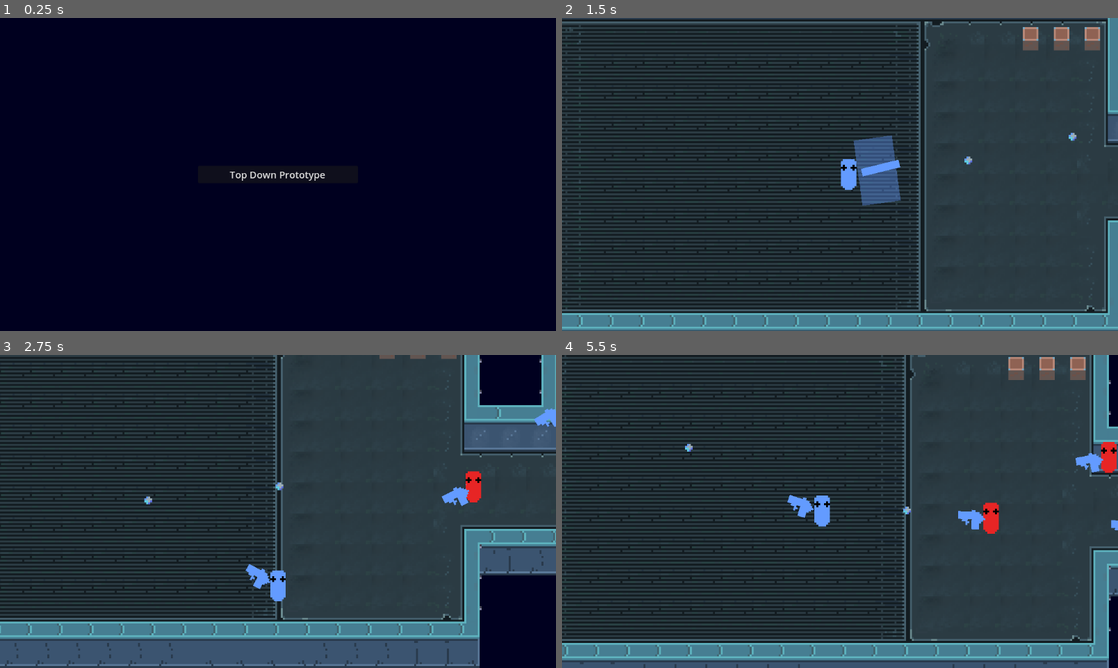
Above: before the commit, frames 1-4 (two rows, left to right).
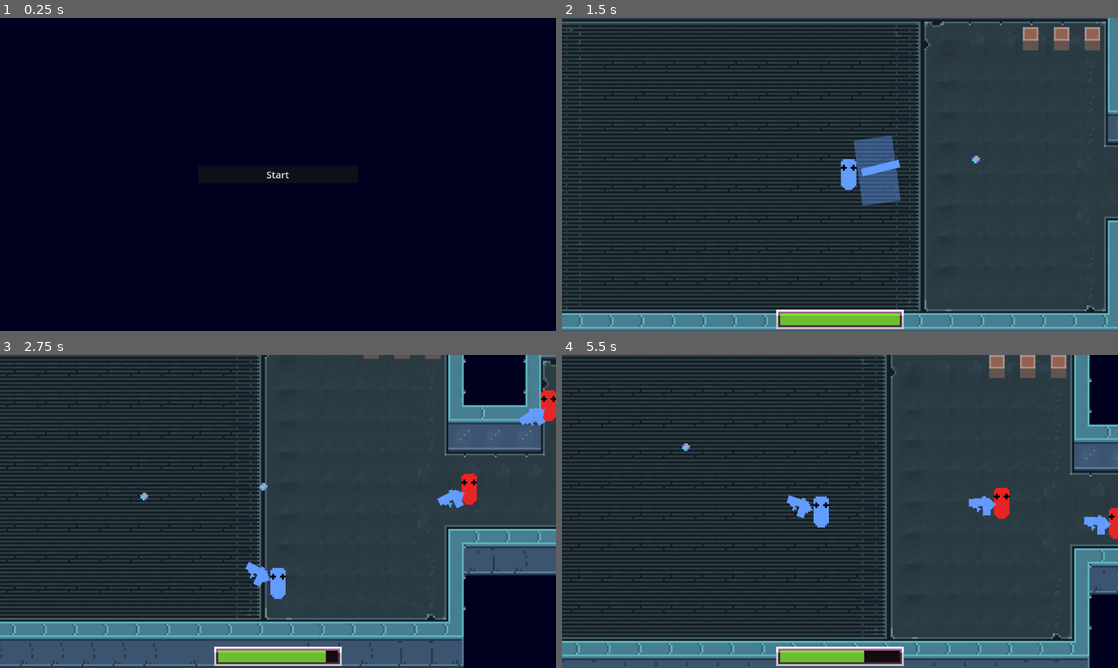
Above: after the commit, the same moments.

Repository: lowmoya/NexusEscape
Game: Godot game, scene res://mainmenu.tscn
Two runs of this game, one before a commit and one after it. Both use one fixed random seed, a clock stepped at 60 frames per second and the inputs below.
Inputs (mouse positions are in pixels of both pictures, inside the frame that each line leads up to):
- Up to frame 1 (0.25 s): no input
- Up to frame 2 (1.5 s): click "Top Down Prototype" (after the commit: "Start") at 0.5 s; tap Enter at 1.25 s; move the mouse to (962, 158) at 1.27 s; hold D (move_right) from 1.28 s (still down); click (962, 158) at 1.35 s
- Up to frame 3 (2.75 s): move the mouse to (166, 527) at 2.02 s; release D (move_right) at 2.03 s; hold S (move_down) from 2.03 s (still down); tap Mouse wheel down (select_left) at 2.1 s
- Up to frame 4 (5.5 s): move the mouse to (895, 442) at 2.77 s; release S (move_down) at 2.78 s; hold D (move_right) 2.78-3.53 s; tap 1 (select_one) at 2.85 s; move the mouse to (812, 574) at 3.52 s; hold W (move_up) 3.53-4.28 s; tap Mouse wheel up (select_right) at 3.6 s; move the mouse to (1006, 558) at 4.27 s; hold A (move_left) from 4.28 s (still down); tap 2 (select_two) at 4.35 s; move the mouse to (673, 464) at 5.02 s; click (673, 464) at 5.1 s

The runs differ from the first frame. In frame 1, 0.2% of the frame differs, in the area x 41-59%, y 49-52%; in frame 2, 1.5%; in frame 3, 12%; in frame 4, 59%, in the area x 0-100%, y 0-100%.

Commit message:
Basic healthbar

Diff:
--- a/Entities/enemy.tscn
+++ b/Entities/enemy.tscn
@@ -24,7 +24,5 @@
 [node name="Sword" parent="Held" instance=ExtResource("2_ima77")]
 visible = false
 position = Vector2(20, 0)
-speed = 12.5664
-knockback = 2000
 
 [node name="Gun" parent="Held" instance=ExtResource("4_baw1i")]
--- /dev/null
+++ b/UI.gd
@@ -0,0 +1,13 @@
+extends CanvasLayer
+
+var health_bar = null
+var player = null
+
+func _ready():
+	health_bar = get_node("HBoxContainer/Health/Fill")
+	player = get_tree().current_scene.get_node("Player")
+	health_bar.max_value = player.health
+
+
+func _process(delta):
+	health_bar.value = player.health if player != null else 0
--- a/level1.tscn
+++ b/level1.tscn
@@ -1,12 +1,15 @@
-[gd_scene load_steps=11 format=3 uid="uid://dr5kg4jfnuwbm"]
+[gd_scene load_steps=14 format=3 uid="uid://dr5kg4jfnuwbm"]
 
 [ext_resource type="Texture2D" uid="uid://k1us1bujfdh2" path="res://Resources/Tilemaps/tilemap lvl 1 and 2.png" id="1_n7jrk"]
 [ext_resource type="Script" path="res://Entities/player.gd" id="2_hb0kh"]
 [ext_resource type="Texture2D" uid="uid://i81owtip0pv6" path="res://Entities/player.png" id="3_juk85"]
 [ext_resource type="PackedScene" uid="uid://bpisn7glxa323" path="res://Prefabs/sword.tscn" id="4_dkbqr"]
 [ext_resource type="PackedScene" uid="uid://bwb3q2u1hv0j3" path="res://Prefabs/gun.tscn" id="5_us36x"]
+[ext_resource type="Texture2D" uid="uid://bbe1888cso6k4" path="res://Resources/health.png" id="6_j1ygp"]
 [ext_resource type="Script" path="res://enemycontroller.gd" id="6_ydln0"]
 [ext_resource type="PackedScene" uid="uid://dtw8rx3wobgvw" path="res://Entities/enemy.tscn" id="7_2clcv"]
+[ext_resource type="Script" path="res://UI.gd" id="8_g8la4"]
+[ext_resource type="Texture2D" uid="uid://5ds3hcgbs3e3" path="res://Resources/health_fill.png" id="9_gdqf4"]
 
 [sub_resource type="TileSetAtlasSource" id="TileSetAtlasSource_dnfsx"]
 resource_name = "standard floor"
@@ -74,18 +77,22 @@
 9:1/0 = 0
 9:1/0/physics_layer_0/linear_velocity = Vector2(0, 0)
 9:1/0/physics_layer_0/angular_velocity = 0.0
+9:1/0/physics_layer_0/polygon_0/points = PackedVector2Array(-8, -8, 8, -8, 8, -2.875, -8, -2.875)
 10:1/0 = 0
 10:1/0/physics_layer_0/linear_velocity = Vector2(0, 0)
 10:1/0/physics_layer_0/angular_velocity = 0.0
 11:1/0 = 0
 11:1/0/physics_layer_0/linear_velocity = Vector2(0, 0)
 11:1/0/physics_layer_0/angular_velocity = 0.0
+11:1/0/physics_layer_0/polygon_0/points = PackedVector2Array(-8, -8, 8, -8, 8, -2.875, -8, -2.875)
 12:1/0 = 0
 12:1/0/physics_layer_0/linear_velocity = Vector2(0, 0)
 12:1/0/physics_layer_0/angular_velocity = 0.0
+12:1/0/physics_layer_0/polygon_0/points = PackedVector2Array(-8, -8, 8, -8, 8, -2.875, -8, -2.875)
 13:1/0 = 0
 13:1/0/physics_layer_0/linear_velocity = Vector2(0, 0)
 13:1/0/physics_layer_0/angular_velocity = 0.0
+13:1/0/physics_layer_0/polygon_0/points = PackedVector2Array(-8, -8, 8, -8, 8, -2.875, -8, -2.875)
 0:2/0 = 0
 0:2/0/physics_layer_0/linear_velocity = Vector2(0, 0)
 0:2/0/physics_layer_0/angular_velocity = 0.0
@@ -458,7 +465,7 @@
 tile_set = SubResource("TileSet_760sy")
 format = 2
 layer_0/name = "ground"
-layer_0/tile_data = PackedInt32Array(0, 0, 0, 1, 65536, 0, 2 …(3259 unchanged characters)… 2, 4, 131097, 131072, 4, 65561, 131072, 4, 25, 131072, 3, 24, 0, 6, 23, 65536, 4, 22, 65536, 6, 21, 0, 3, 65557, 0, 4, 131093, 0, 4, 196629, 0, 4, 262162, 65536, 3, 262163, 65536, 3, 262164, 65536, 3, 262165, 65536, 6, 327698, 65536, 4, 327699, 65536, 4, 327700, 65536, 4, 327701, 65536, 4, 262166, 65536, 4, 262167, 65536, 4, 327703, 65536, 4, 327702, 65536, 4, 327704, 65536, 4, 262168, 65536, 4, 196632, 65536, 4, 131096, 65536, 4, 131095, 65536, 4, 65559, 65536, 4, 65558, 65536, 4, 131094, 65536, 4, 196630, 65536, 4, 196631, 65536, 4, 65560, 65536, 4, -65514, 0, 3, -65513, 65536, 3, -65512, 131072, 3, 393233, 131072, 6)
+layer_0/tile_data = PackedInt32Array(0, 0, 0, 1, 65536, 0, 2 …(3259 unchanged characters)… 2, 4, 131097, 131072, 4, 65561, 131072, 3, 25, 851968, 1, 24, 131072, 3, 23, 65536, 3, 22, 0, 3, 21, 851968, 1, 65557, 0, 3, 131093, 0, 4, 196629, 0, 4, 262162, 65536, 3, 262163, 65536, 3, 262164, 65536, 3, 262165, 65536, 6, 327698, 65536, 4, 327699, 65536, 4, 327700, 65536, 4, 327701, 65536, 4, 262166, 65536, 4, 262167, 65536, 4, 327703, 65536, 4, 327702, 65536, 4, 327704, 65536, 4, 262168, 65536, 4, 196632, 65536, 4, 131096, 65536, 4, 131095, 65536, 4, 65559, 65536, 4, 65558, 65536, 6, 131094, 65536, 4, 196630, 65536, 4, 196631, 65536, 4, 65560, 0, 6, -65514, 589824, 1, -65513, 786432, 1, -65512, 851968, 1, 393233, 131072, 6)
 layer_1/name = "walls"
 layer_1/enabled = true
 layer_1/modulate = Color(1, 1, 1, 1)
@@ -508,3 +515,33 @@
 
 [node name="Enemy3" parent="EnemyController" instance=ExtResource("7_2clcv")]
 position = Vector2(811, -94)
+
+[node name="UI" type="CanvasLayer" parent="."]
+script = ExtResource("8_g8la4")
+
+[node name="HBoxContainer" type="HBoxContainer" parent="UI"]
+offset_right = 1152.0
+offset_bottom = 624.0
+size_flags_horizontal = 4
+size_flags_vertical = 8
+
+[node name="Health" type="Control" parent="UI/HBoxContainer"]
+layout_mode = 2
+size_flags_horizontal = 6
+size_flags_vertical = 8
+
+[node name="Background" type="Sprite2D" parent="UI/HBoxContainer/Health"]
+scale = Vector2(4, 4)
+texture = ExtResource("6_j1ygp")
+
+[node name="Fill" type="TextureProgressBar" parent="UI/HBoxContainer/Health"]
+layout_mode = 0
+offset_left = -124.0
+offset_top = -12.0
+offset_right = -62.0
+offset_bottom = -6.0
+scale = Vector2(4, 4)
+max_value = 10.0
+value = 10.0
+nine_patch_stretch = true
+texture_progress = ExtResource("9_gdqf4")
--- a/mainmenu.tscn
+++ b/mainmenu.tscn
@@ -32,7 +32,7 @@
 
 [node name="TopdownButton" type="Button" parent="ButtonContainer"]
 layout_mode = 2
-text = "Top Down Prototype"
+text = "Start"
 
 [connection signal="resized" from="." to="." method="_on_resized"]
 [connection signal="pressed" from="ButtonContainer/TopdownButton" to="." method="_topdown_button"]
Binary file added: Resources/health.png
Not shown, added: Resources/health.png.import
Binary file added: Resources/health_fill.png
Not shown, added: Resources/health_fill.png.import
